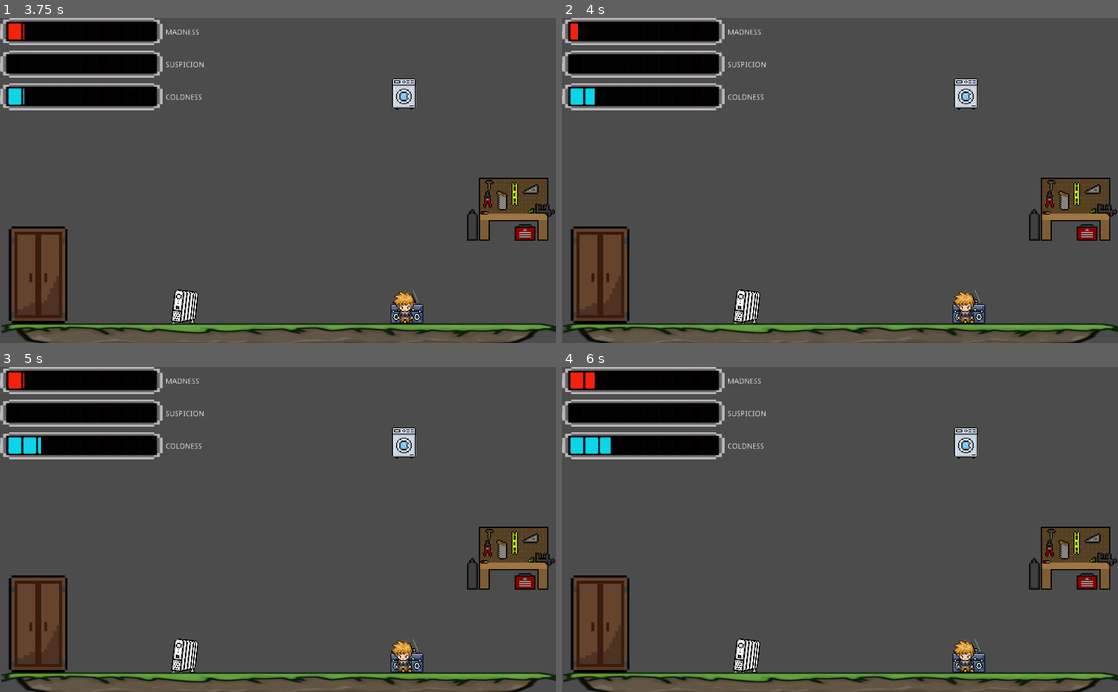
Above: before the commit, frames 1-4 (two rows, left to right).
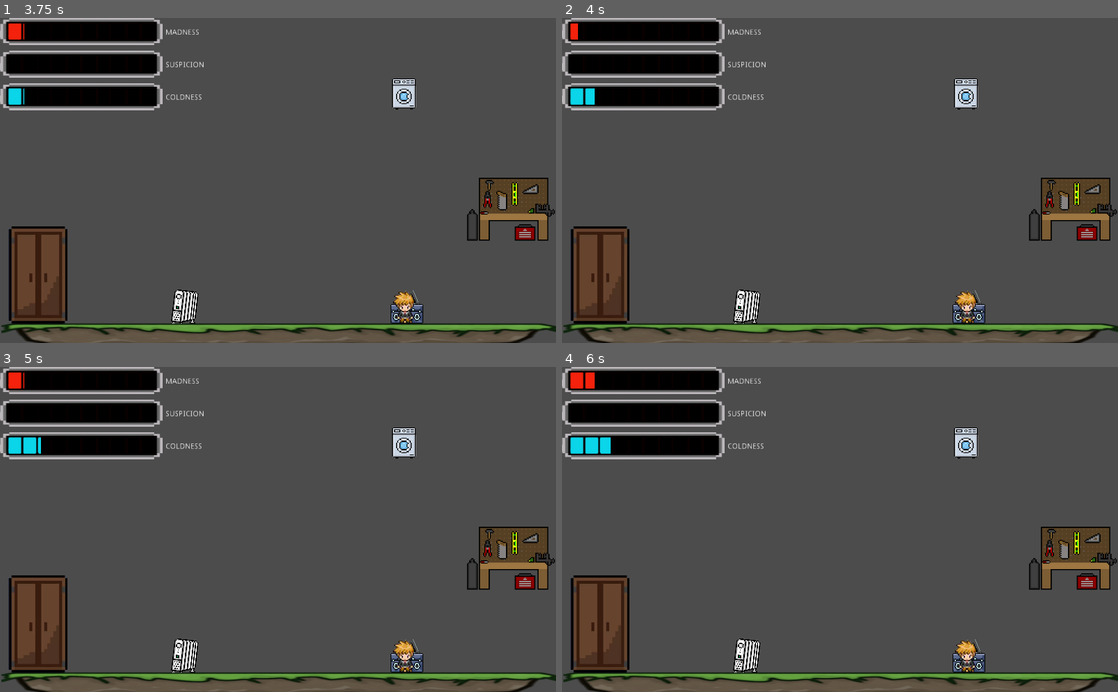
Above: after the commit, the same moments.

Repository: Gaspary23/Sombras_da_Familia
Game: Godot game, scene res://Game/Game.tscn
Two runs of this game, one before a commit and one after it. Both use one fixed random seed, a clock stepped at 60 frames per second and the inputs below.
Inputs:
- Up to frame 1 (3.75 s): tap Enter at 0.5 s; hold Right (right) 0.53-1.28 s; tap E (interact) every 0.75 s from 0.6 to 3.6 s; hold Down (down) 1.28-2.03 s; hold Right (right) 2.03-3.53 s; hold Left (left) from 3.53 s (still down)
- Up to frame 2 (4 s): keep holding Left (left)
- Up to frame 3 (5 s): keep holding Left (left); tap E (interact) at 4.35 s
- Up to frame 4 (6 s): release Left (left) at 5.03 s; hold Down (down) 5.03-5.78 s; tap E (interact) at 5.1, 5.85 s; hold Right (right) from 5.78 s (still down)

Frame 1 is identical in both runs. In frame 2, 0.3% of the frame differs, in the area x 70-75%, y 83-94%; in frame 3, 0.3%; in frame 4, 0.3%.

Commit message:
fix: NPC movement

Diff:
--- a/Game/NPC.gd
+++ b/Game/NPC.gd
@@ -24,6 +24,7 @@
 
 
 func scripted():
+	print(self.currentState)
 	if (levelOfSuspission > 30):
 		self.currentState = State.checking
 	elif(currentState == State.waiting):
@@ -41,19 +42,16 @@
 		print("DIE!!")
 	elif(currentState == State.walking):
 		currentPos = position
-		#print (currentPos)
 		if targetPos.x - currentPos.x > 0:
 			velocity.x = 1
 		elif targetPos.x - currentPos.x < 0:
 			velocity.x = -1
 		else:
 			velocity.x = 0
-		#velocity =  targetPos - initialPos
 		velocity.x *= speed
-		#print(velocity)
 		if(targetPos.x != currentPos.x):
 			self.moveToObject()
-		if(targetPos.x == currentPos.x && standBy == false):
-			self.currentState == State.action
-		if(targetPos.x == currentPos.x && standBy == true):
-			self.currentState == State.waiting
+		if((currentPos.x < targetPos.x + 3 and currentPos.x > targetPos.x - 3) and standBy == false):
+			self.currentState = State.action
+		if((currentPos.x < targetPos.x + 3 and currentPos.x > targetPos.x - 3) and standBy == true):
+			self.currentState = State.waiting
